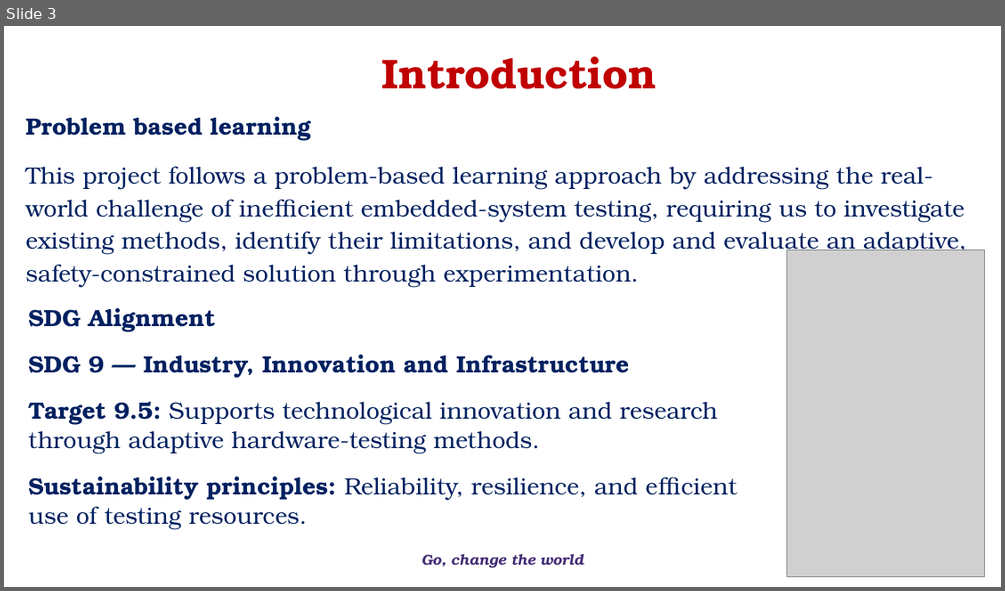
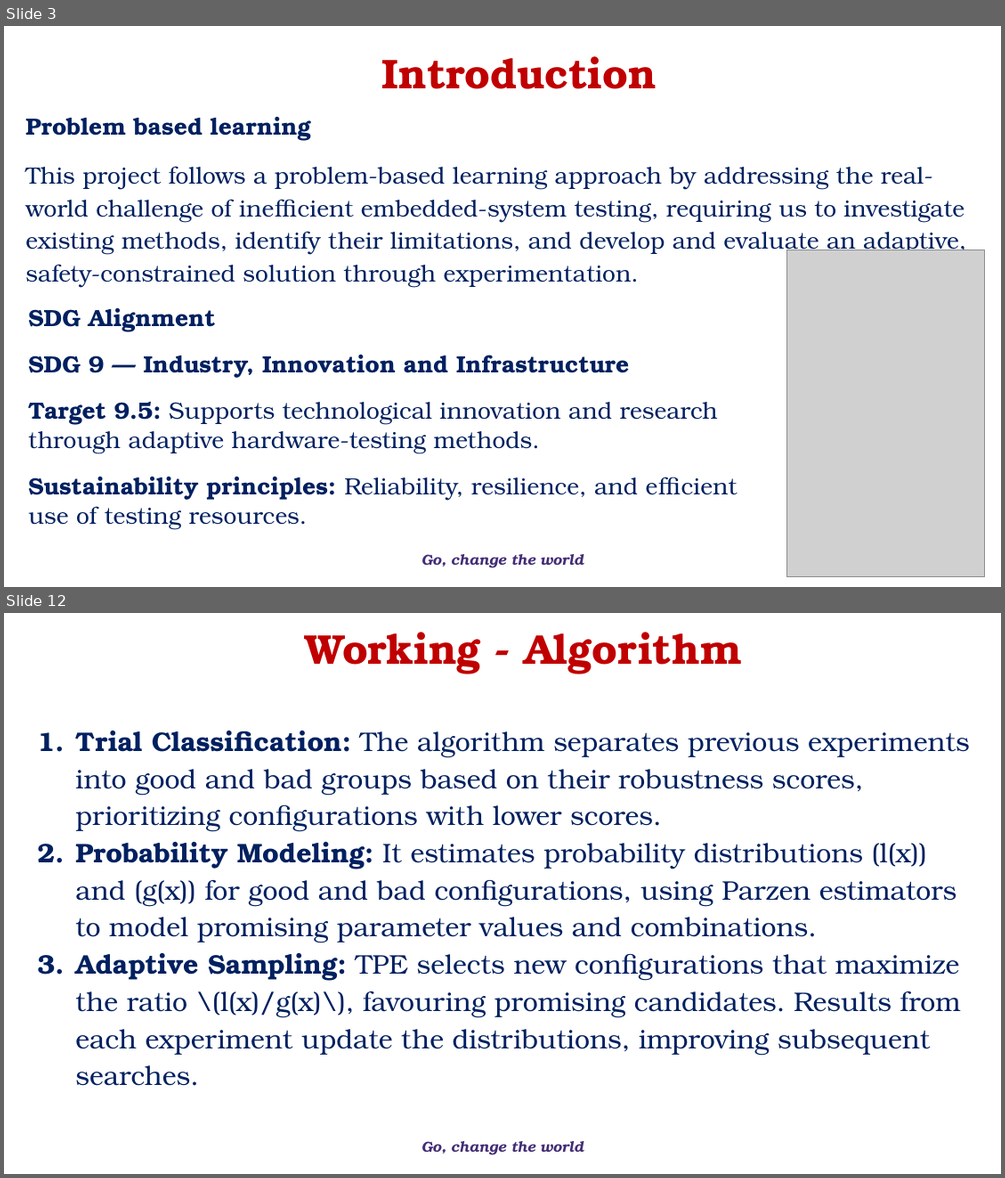
Before and after one commit to overclocked-2124/ChipCheck, a slide deck: docs/presentation/AI-Driven Adaptive Physical Testing for Embedded Systems - Phase 2.pptx. Shown one above the other, each under a label of ours: slide 3 before the commit, slides 3 and 12 after it; the slides between them are not shown. The pictures are 1005x591 and 1005x1178 pixels, drawn with LibreOffice and Linux fonts; fonts in the diff are those of the drawing; grey boxes stand for pictures; background and template pictures are left out. Boxes give left, top, right and bottom in pixels: in the first picture for what was removed or moved away, otherwise in the second. Text is boxed around its words. In the diff, an @@ line names an element or a change of style, - is before the commit and + after.

```diff
--- a/docs/presentation/AI-Driven Adaptive Physical Testing for Embedded Systems - Phase 2.pptx
+++ b/docs/presentation/AI-Driven Adaptive Physical Testing for Embedded Systems - Phase 2.pptx
@@ slide 12 added at (4, 613, 1001, 1174), background #FFFFFF; not listed: 1 template element that a slide beside it also shows @@
@@ rectangle added at (191, 613, 858, 682), fill #FFFFFF, outline #FFFFFF 1 pt dashed, 40 pt, text #C00000, bold @@
+Working - Algorithm
@@ text added at (75, 730, 970, 1086), 25.9 pt, text #002060 @@
+1. Trial Classification: The algorithm separates previous experiments into good and bad groups based on their robustness scores, prioritizing configurations with lower scores.
+2. Probability Modeling: It estimates probability distributions (l(x)) and (g(x)) for good and bad configurations, using Parzen estimators to model promising parameter values and combinations.
+3. Adaptive Sampling: TPE selects new configurations that maximize the ratio \(l(x)/g(x)\), favouring promising candidates. Results from each experiment update the distributions, improving subsequent searches.
```
Also in this commit, not shown: 15 slides changed, 7 other slides added, 3 slides removed.
